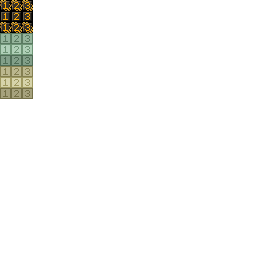
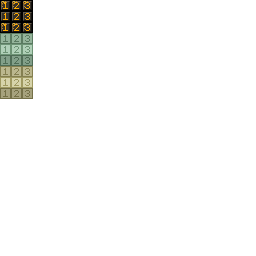
Layered file, before and after one edit (256×256). Changes by layer:
painted on "outlines" over [0, 0, 33, 33]
hid "widgets.png", painted on it over [0, 0, 33, 33]
